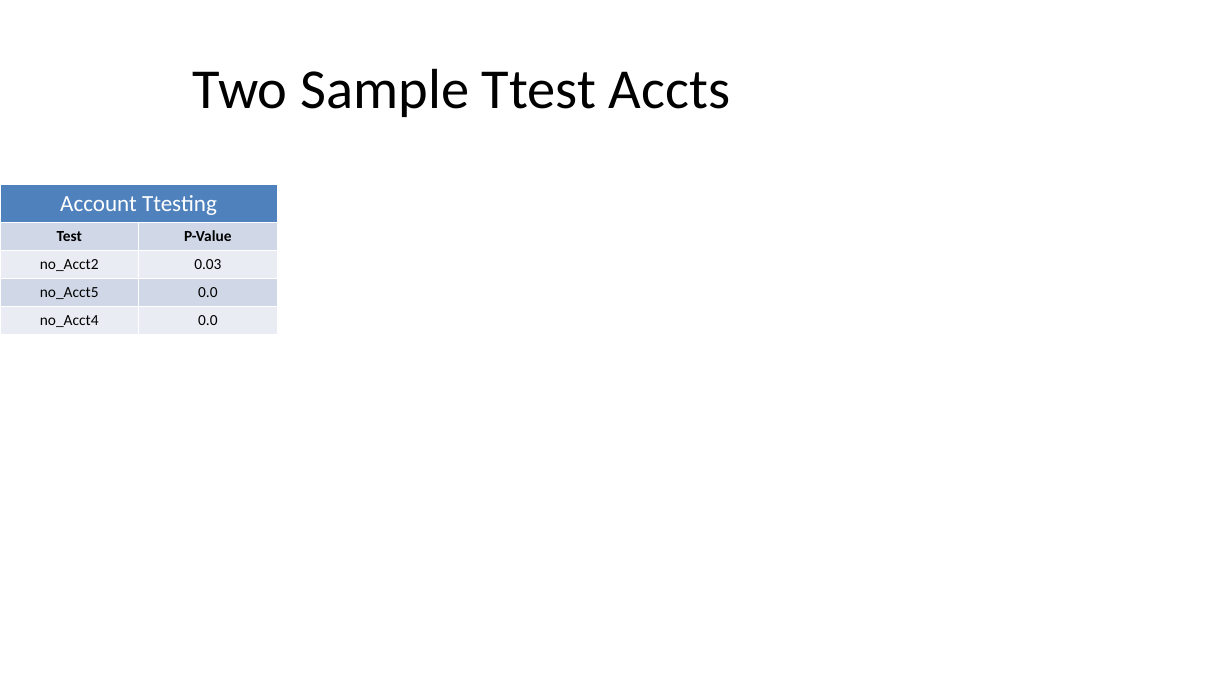
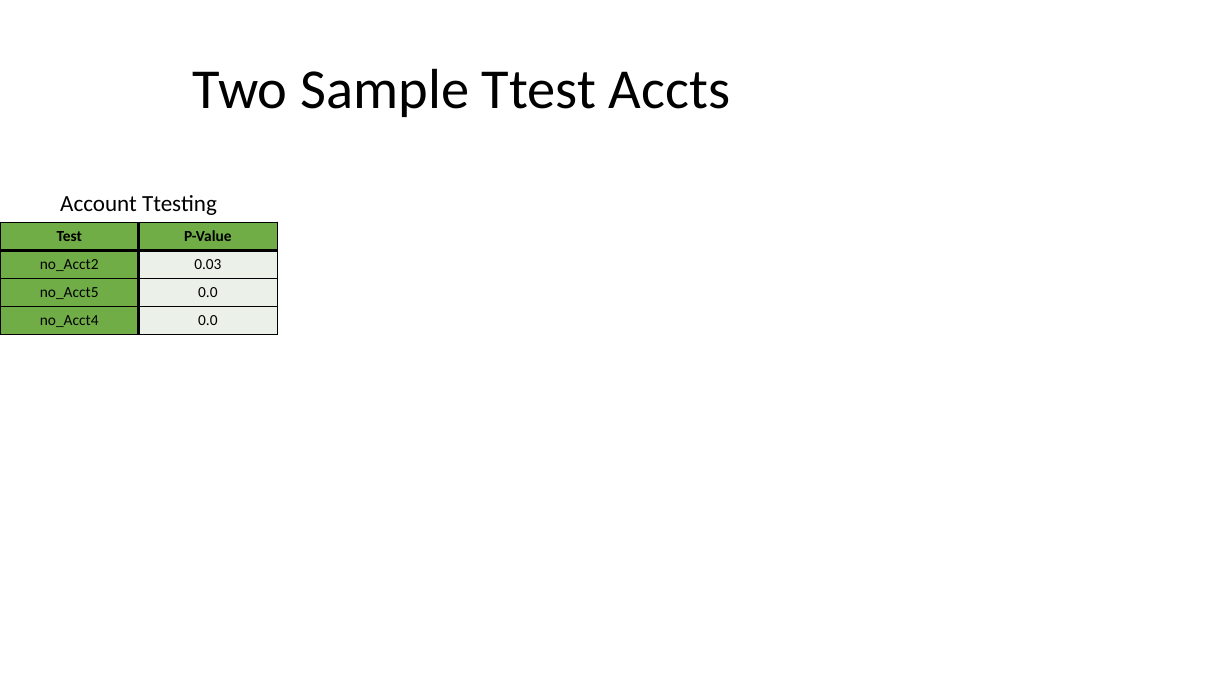
Before and after one commit to lelandjmurrin/Acquisition_Due_Dilligence_Capstone_Project, a slide deck: slide 5 of data/presentation_tables.pptm. Drawn at 1232x693 pixels with LibreOffice and Linux fonts; fonts in the diff are those of the drawing. Boxes give left, top, right and bottom in pixels: in the first picture for what was removed or moved away, otherwise in the second. Text is boxed around its words. In the diff, an @@ line names an element or a change of style, - is before the commit and + after.

Commit message:
Cleaning up create_ppt_table function to generate new tables and modify existing tables to add to master presentation

```diff
--- a/data/presentation_tables.pptm
+++ b/data/presentation_tables.pptm
@@ table at [0,185,277,333] @@
@@ fill #4F81BD to none in row 1, column 1 @@
@@ fill #D0D8E8 to #70AD47 in 3 cells @@
@@ fill #E9EDF4 to #70AD47 in 2 cells @@
@@ fill #E9EDF4 to #EBF1E9 in 2 cells @@
@@ fill #D0D8E8 to #EBF1E9 in row 4, column 2 @@
@@ text colour #FFFFFF to #000000 in "Account Ttesting" @@
@@ borders changed @@
```
Also in this commit, not shown: 9 slides added, 1 other file.
